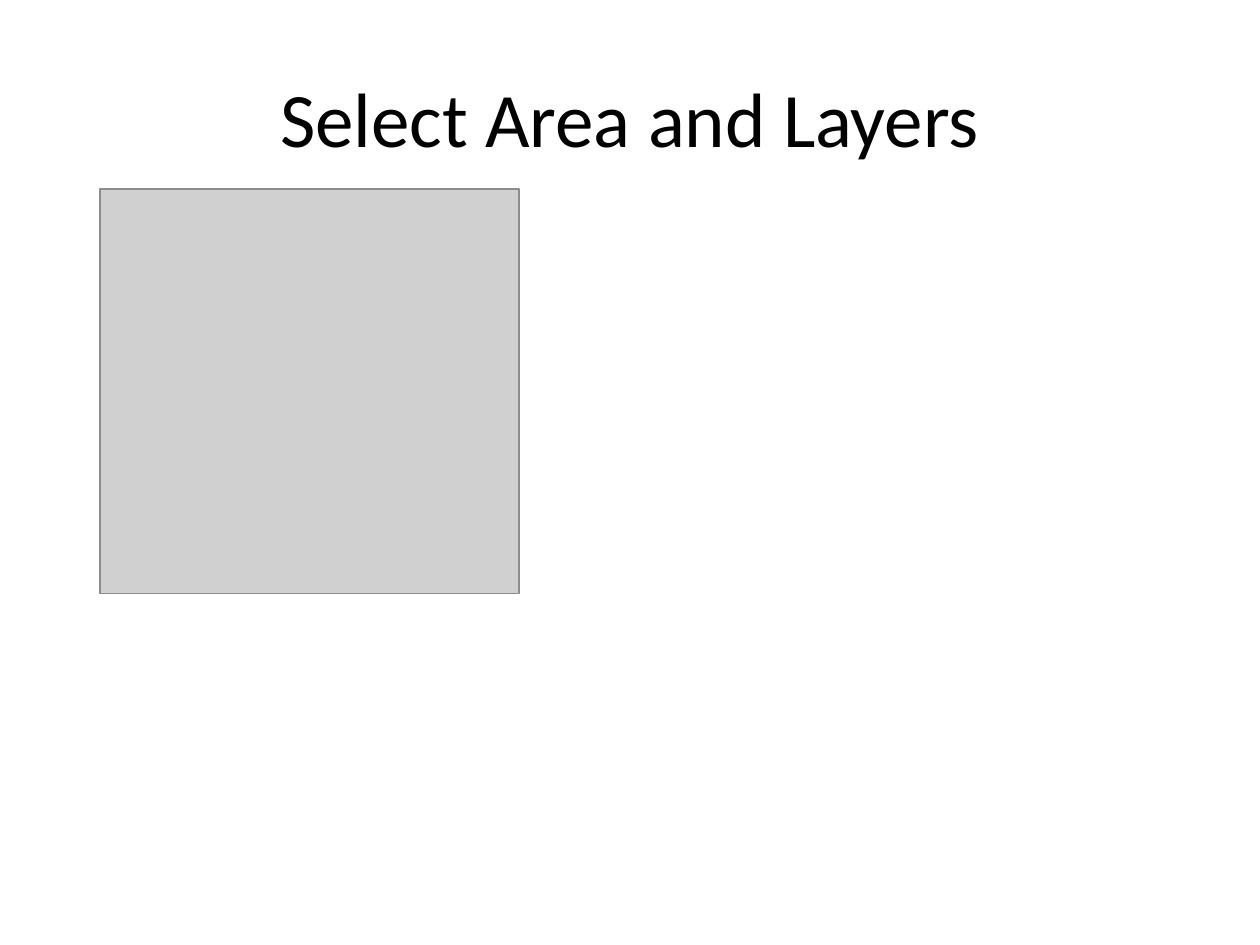
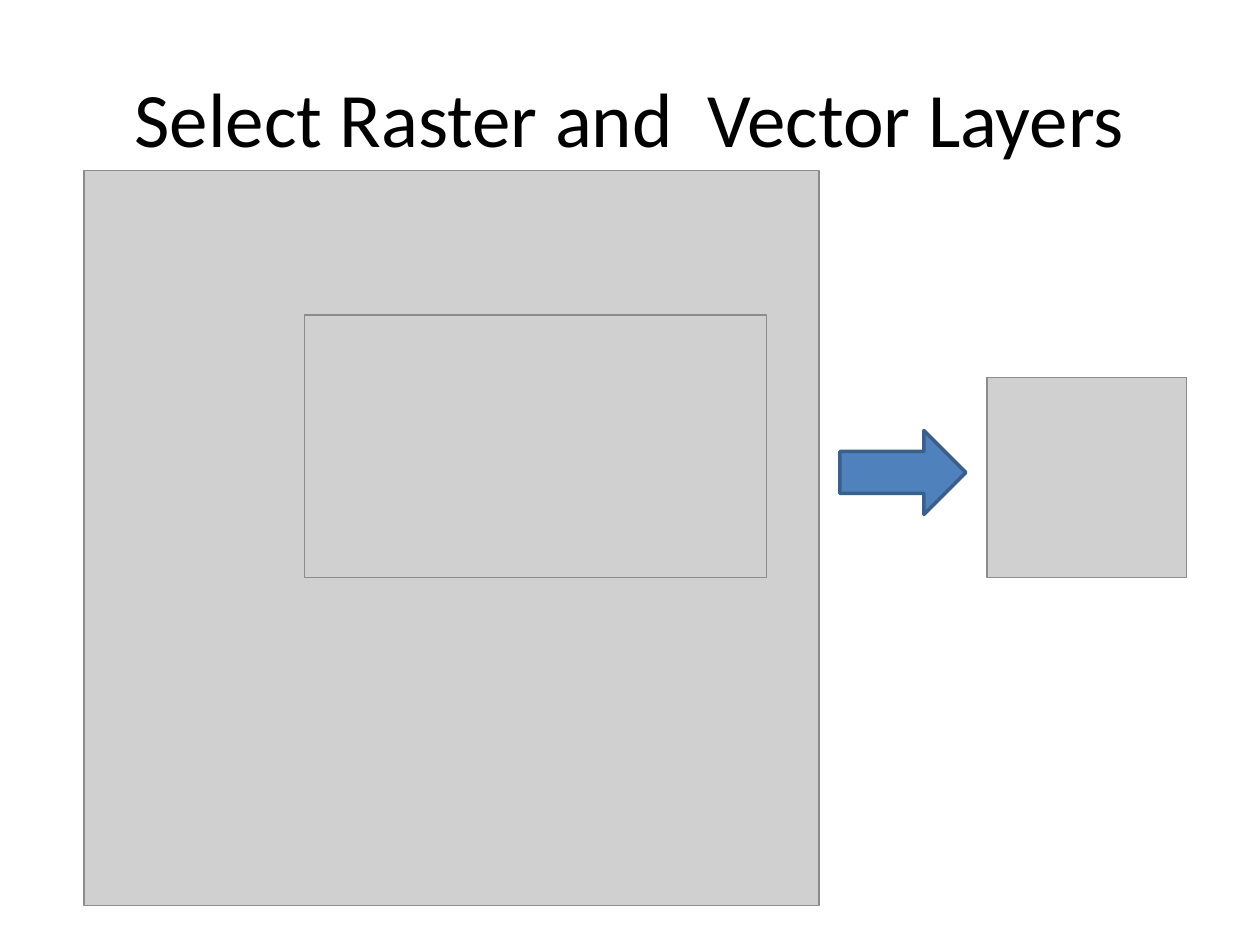
Before and after one commit to mebrookbank/airpic, a slide deck: slide 6 of airpic.pptx (slide 1 before the commit). Drawn at 1260x945 pixels with LibreOffice and Linux fonts; fonts in the diff are those of the drawing; grey boxes stand for pictures. Boxes give left, top, right and bottom in pixels: in the first picture for what was removed or moved away, otherwise in the second. Text is boxed around its words. In the diff, an @@ line names an element or a change of style, - is before the commit and + after.

Commit message:
added slides

```diff
--- a/airpic.pptx
+++ b/airpic.pptx
@@ title at (135,93,1124,160): text changed @@
-Select Area and Layers
+Select Raster and Vector Layers
@@ picture added at (84,170,819,905) @@
@@ picture: place and size @@
-picture at (100,189,519,593)
+picture at (305,315,767,577)
@@ picture added at (987,378,1187,578) @@
@@ right arrow added at (840,431,966,515), fill #4F81BD, outline #3A5F8C 2 pt @@
```
Also in this commit, not shown: 1 other slide changed, 8 slides added.
